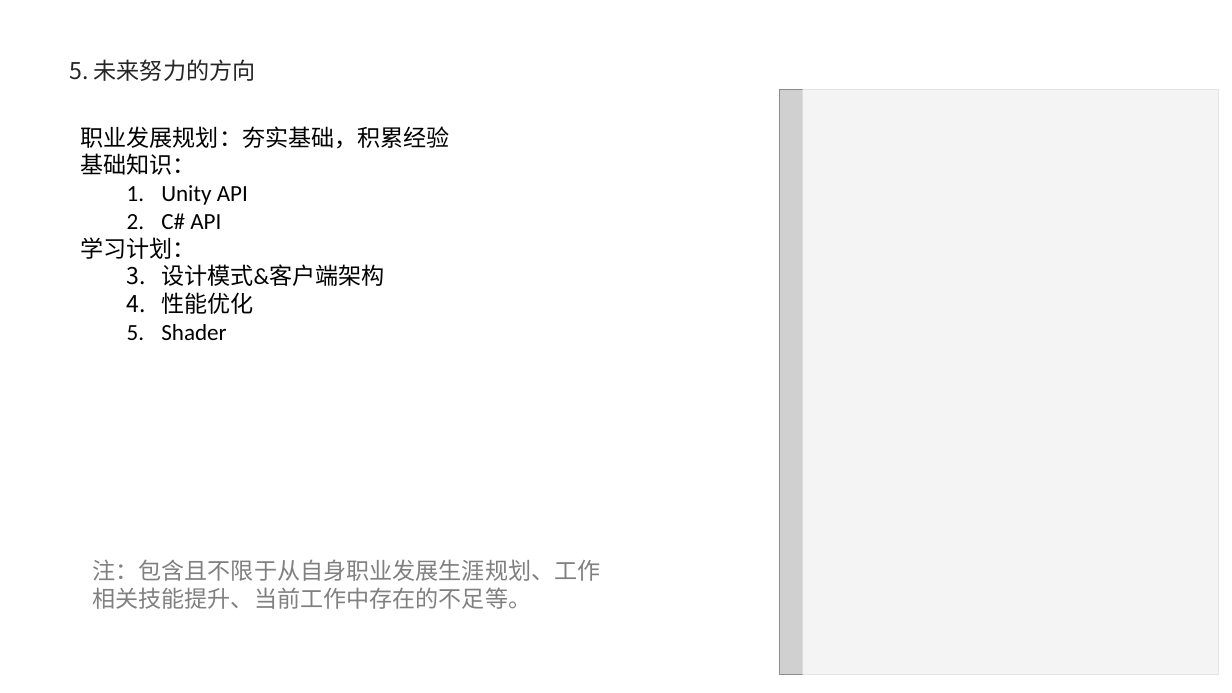
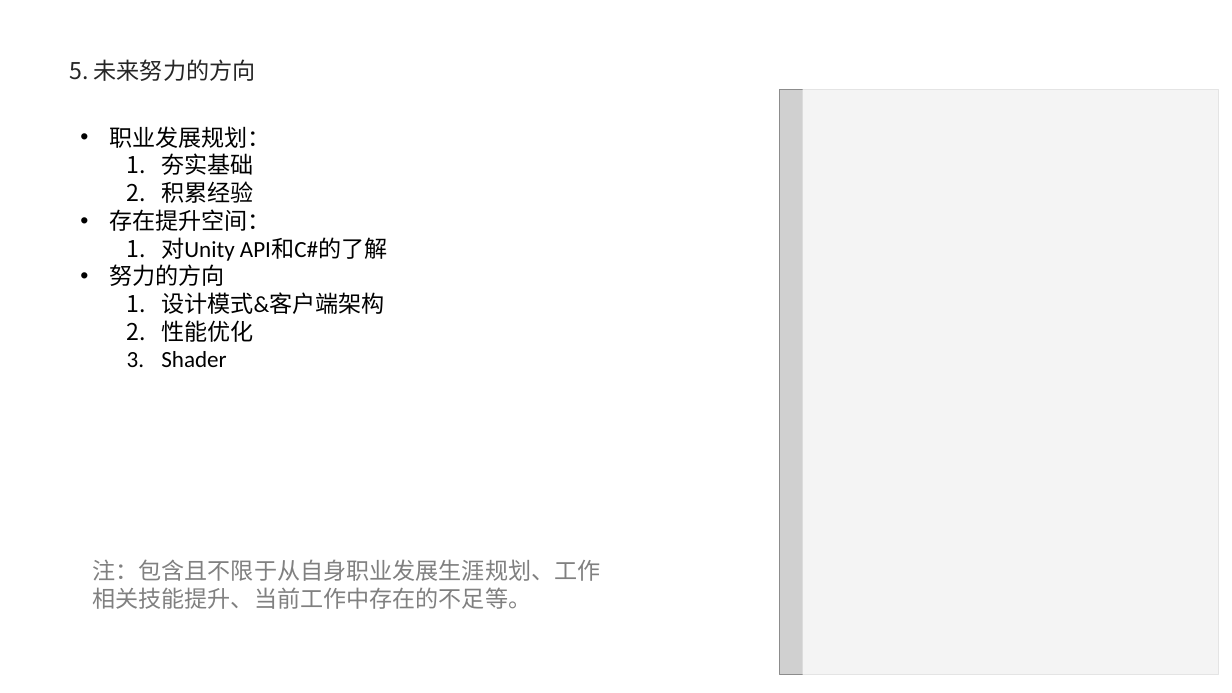
Before and after one commit to Hengle/UnityLearn-1, a slide deck: slide 7 of 转正答辩PPT_篮球前端_王祖雄.pptx. Drawn at 1232x693 pixels with LibreOffice and Linux fonts; fonts in the diff are those of the drawing; grey boxes stand for pictures; background and template pictures are left out. Boxes give left, top, right and bottom in pixels: in the first picture for what was removed or moved away, otherwise in the second. Text is boxed around its words. In the diff, an @@ line names an element or a change of style, - is before the commit and + after.

```diff
--- a/转正答辩PPT_篮球前端_王祖雄.pptx
+++ b/转正答辩PPT_篮球前端_王祖雄.pptx
@@ text at [109, 126, 387, 286]: text changed @@
-职业发展规划：夯实基础，积累经验
-基础知识：
-  1. Unity API
-  2. C# API
-学习计划：
+• 职业发展规划：
+  1. 夯实基础
+  2. 积累经验
+• 存在提升空间：
+  1. 对Unity API和C#的了解
+• 努力的方向
```
Also in this commit, not shown: 5 other slides changed.
